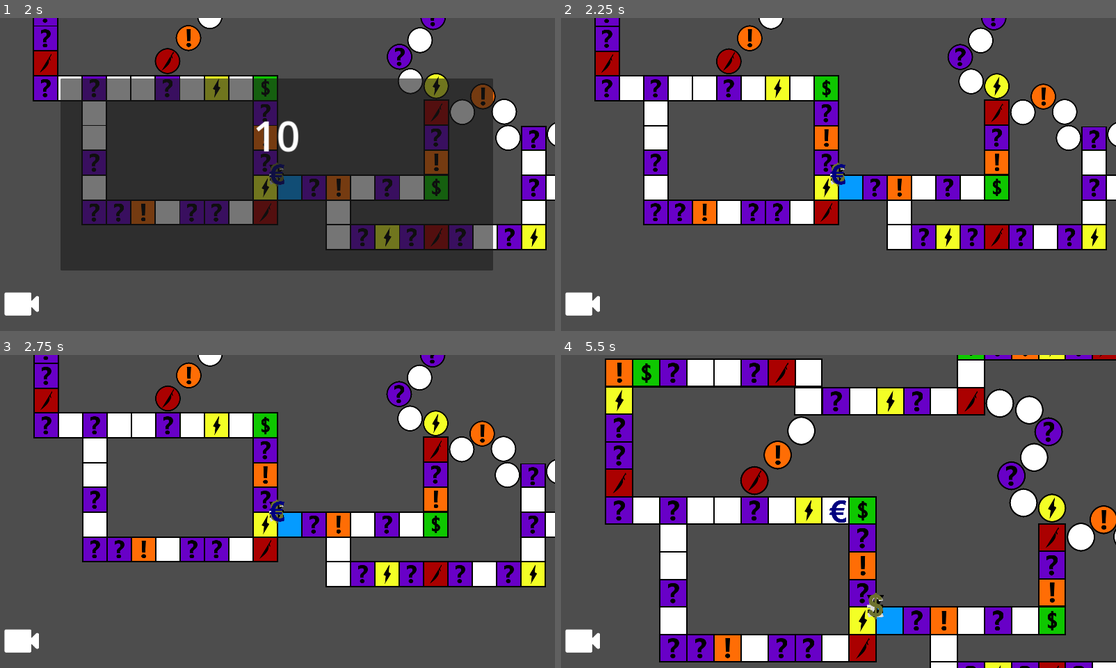
Above: before the commit, frames 1-4 (two rows, left to right).
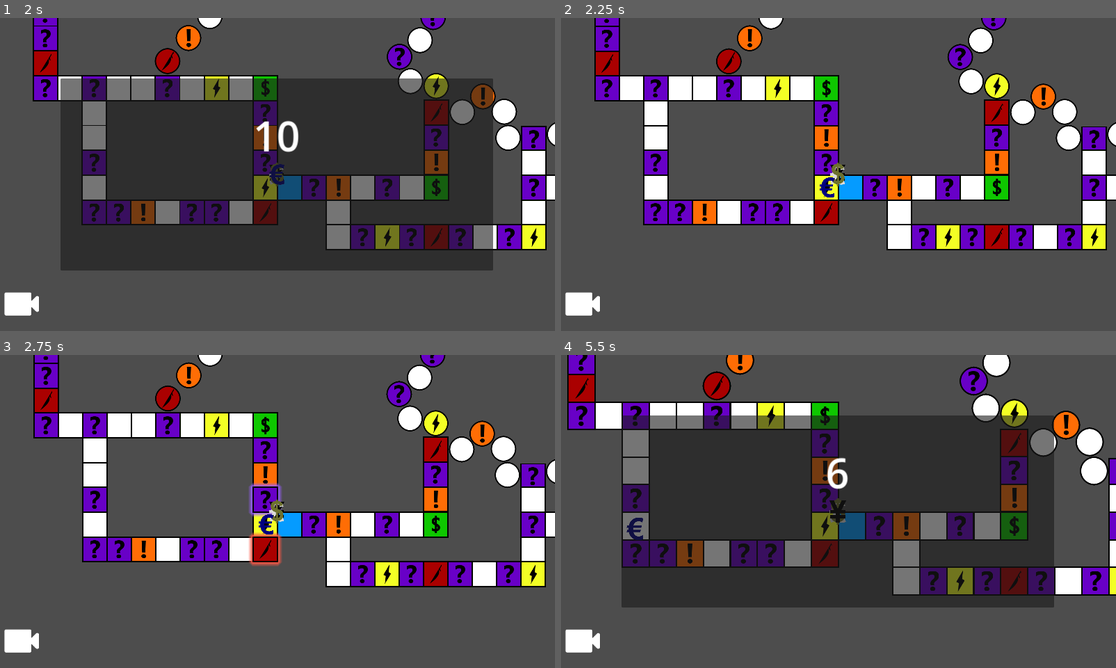
Above: after the commit, the same moments.

Repository: hfxbse/mparty
Game: Godot game, scene res://main/main.tscn
The game is run twice, just before and just after one commit, with the same random seed, the same clock (stepped at 60 frames per second) and the same inputs.
Inputs (mouse positions are in pixels of both pictures, inside the frame that each line leads up to):
- Up to frame 1 (2 s): click "ok" at 0.5 s; click (22, 305) at 1.25 s
- Up to frame 2 (2.25 s): move the mouse to (960, 158) at 2.02 s; hold M from 2.03 s (still down); click (960, 158) at 2.17 s
- Up to frame 3 (2.75 s): keep holding M
- Up to frame 4 (5.5 s): release M at 2.75 s; click (827, 549) at 2.77 s; move the mouse to (727, 527) at 3.52 s; tap P at 3.6 s; click (727, 527) at 3.67 s; click (838, 483) at 4.27 s; click (832, 539) at 5 s, where only the run after the commit has a clickable "ok"

Frame 1 is identical in both runs. In frame 2, 0.2% of the frame differs, in the area x 46-52%, y 46-58%; in frame 3, 0.6%; in frame 4, 73%, in the area x 0-100%, y 0-100%.

Commit message:
Add Dice directly to the main tree

Diff:
--- a/dice/Dice.gd
+++ b/dice/Dice.gd
@@ -1,4 +1,4 @@
-extends Control
+extends CanvasLayer
 
 @onready var label = $Panel/Label
 @onready var button = $Panel/Button
--- a/dice/Dice.tscn
+++ b/dice/Dice.tscn
@@ -5,17 +5,10 @@
 [sub_resource type="StyleBoxFlat" id="StyleBoxFlat_bbr11"]
 bg_color = Color(0.682353, 0.8, 0.901961, 1)
 
-[node name="Control" type="Control"]
-layout_mode = 3
-anchors_preset = 15
-anchor_right = 1.0
-anchor_bottom = 1.0
-grow_horizontal = 2
-grow_vertical = 2
+[node name="Control" type="CanvasLayer"]
 script = ExtResource("1_2eigy")
 
 [node name="Panel" type="Panel" parent="."]
-layout_mode = 1
 anchors_preset = 8
 anchor_left = 0.5
 anchor_top = 0.5
--- a/main/main.gd
+++ b/main/main.gd
@@ -8,7 +8,6 @@
 
 @onready var main_camera = $MainCamera
 @onready var hud = $HUD
-@onready var menu_overlay = $MenuOverlay
 
 
 func _init():
@@ -83,7 +82,13 @@
 
 
 func roll_dice():
-	return await menu_overlay.add_dice_menu()
+	var dice_menu = preload("res://dice/Dice.tscn").instantiate()
+	add_child(dice_menu)
+
+	var dice_value = await dice_menu.dice_number
+	remove_child(dice_menu)
+
+	return dice_value
 
 
 func player_turn(player):
--- a/main/main.tscn
+++ b/main/main.tscn
@@ -1,15 +1,12 @@
-[gd_scene load_steps=6 format=3 uid="uid://cfjyx6b4461mv"]
+[gd_scene load_steps=5 format=3 uid="uid://cfjyx6b4461mv"]
 
 [ext_resource type="Script" path="res://main/main.gd" id="1_5mwui"]
-[ext_resource type="PackedScene" uid="uid://c6dijanr2hvlp" path="res://menu_overlay/menu_overlay.tscn" id="2_72htq"]
 [ext_resource type="PackedScene" uid="uid://bcs3nvv2okhry" path="res://map/map.tscn" id="2_n57xg"]
 [ext_resource type="Script" path="res://main/main_camera.gd" id="4_lgfck"]
 [ext_resource type="PackedScene" uid="uid://do3h71ihunhmt" path="res://overlay/hud.tscn" id="5_j2h8g"]
 
 [node name="Node2" type="Node"]
 script = ExtResource("1_5mwui")
-
-[node name="MenuOverlay" parent="." instance=ExtResource("2_72htq")]
 
 [node name="HUD" parent="." instance=ExtResource("5_j2h8g")]
 
--- a/menu_overlay/menu_overlay.gd
+++ /dev/null
@@ -1,14 +0,0 @@
-extends CanvasLayer
-
-var dice_menu
-var difficulty_menu
-
-func add_dice_menu():
-	dice_menu = preload("res://dice/Dice.tscn").instantiate()
-	add_child(dice_menu)
-
-	var dice_value = await dice_menu.dice_number
-	await get_tree().create_timer(1.5).timeout
-
-	remove_child(dice_menu)
-	return dice_value
--- a/menu_overlay/menu_overlay.tscn
+++ /dev/null
@@ -1,6 +0,0 @@
-[gd_scene load_steps=2 format=3 uid="uid://c6dijanr2hvlp"]
-
-[ext_resource type="Script" path="res://menu_overlay/menu_overlay.gd" id="1_isviu"]
-
-[node name="MenuOverlay" type="CanvasLayer"]
-script = ExtResource("1_isviu")
